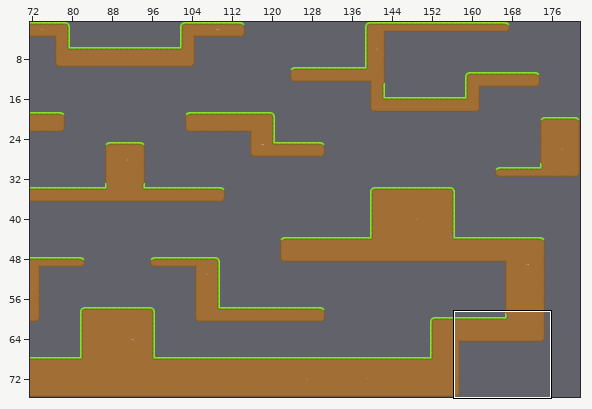
Two states of a Tiled map, resources/map/map1.tmx. The first picture is a wide view before the edit; the outline marks the close-up.
Close-up. As it was:
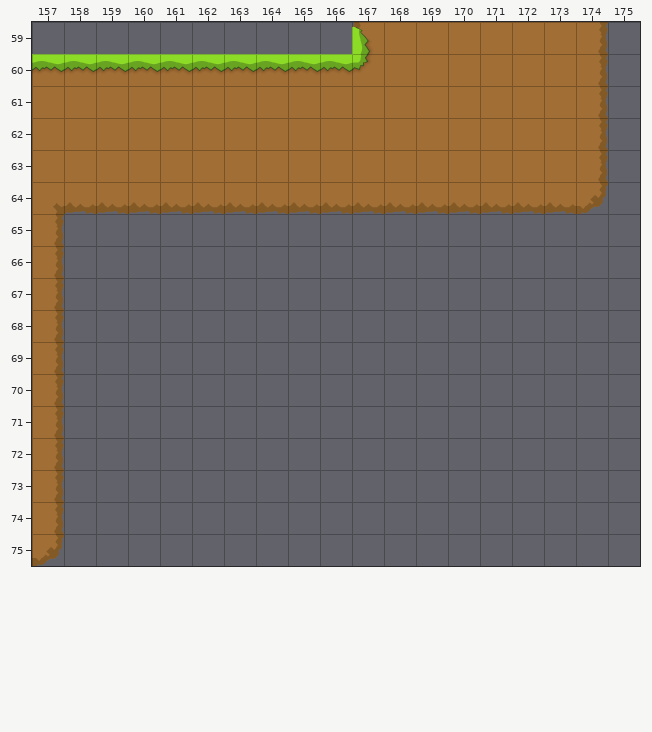
Cells are 32x32 px. Shown: x 157..175, y 59..75. The commit also changed other parts of the map, which this record leaves out.
Once edited:
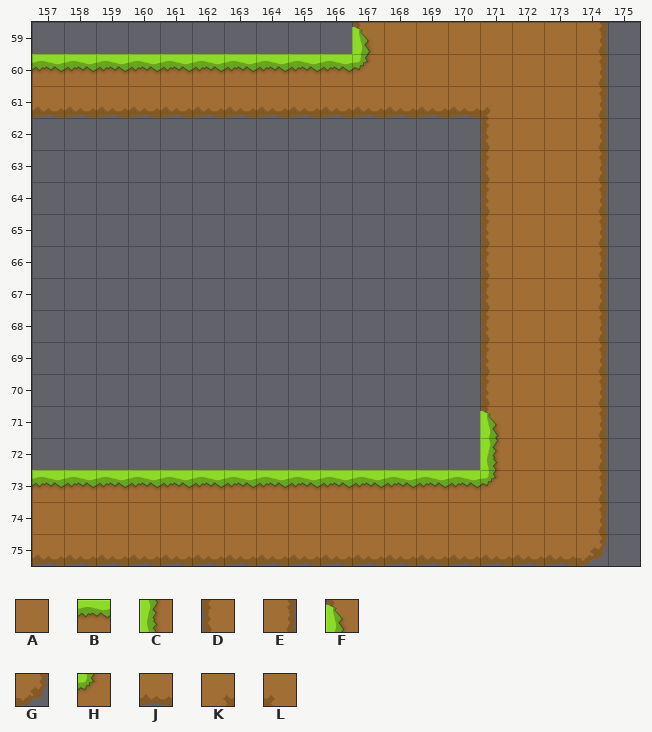
Key: from "grass": A 1, B 7, C 10, D 11, E 12, F 13, G 19, H 21, J 25, K 26, L 27.
_ is an empty cell.
Edits made:
Layer "Tilelaag 1":
y 61: x 157..171 AAAAAAAAAAAAAAA -> JJJJJJJJJJJJJJL
y 62..63: x 157..171 AAAAAAAAAAAAAAA -> ______________D
y 64: x 157..174 KJJJJJJJJJJJJJJJJG -> ______________DAAE
y 65..70: x 157 E -> _; x 171..174 ____ -> DAAE
y 71: x 157 E -> _; x 171..174 ____ -> FAAE
y 72: x 157 E -> _; x 171..174 ____ -> CAAE
y 73: x 157..174 E_________________ -> BBBBBBBBBBBBBBHAAE
y 74: x 157..174 E_________________ -> AAAAAAAAAAAAAAAAAE
y 75: x 157..174 G_________________ -> JJJJJJJJJJJJJJJJJG
Boxes around the changes in both close-ups, in picture pixels (x1, y1, x2, y2):
changed: (32, 106, 608, 566)
